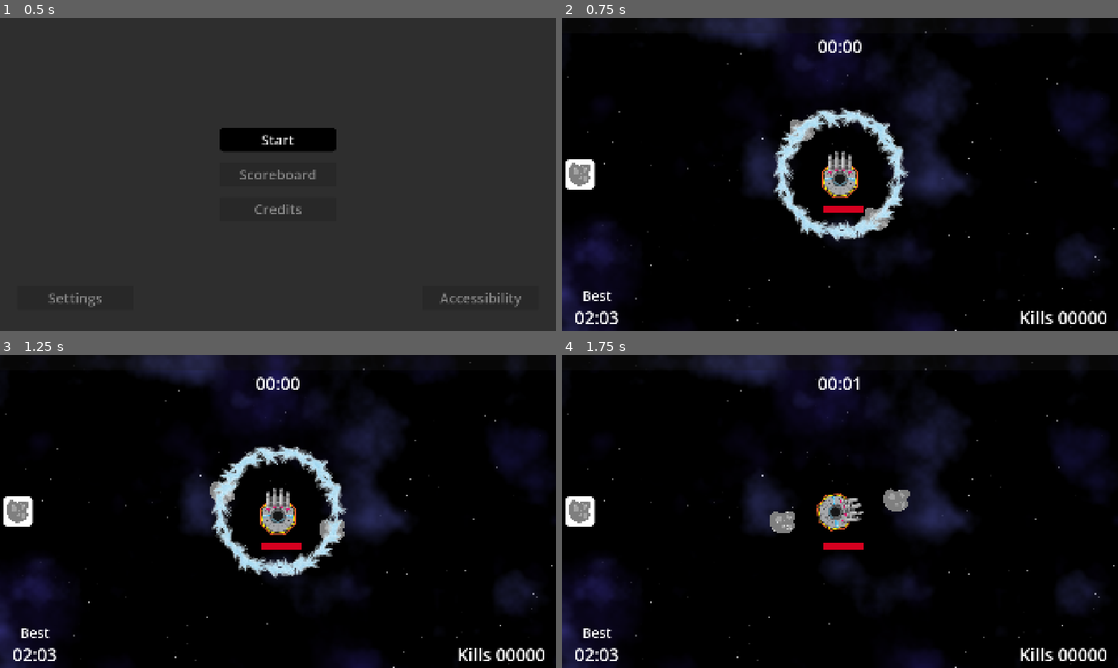
Above: before the commit, frames 1-4 (two rows, left to right).
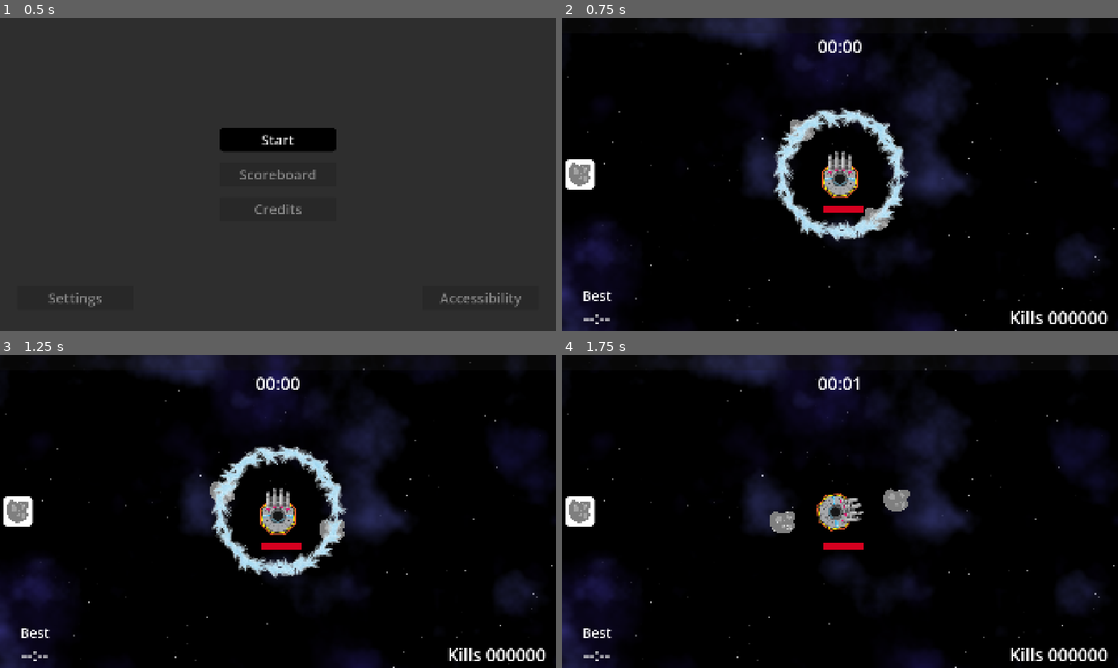
Above: after the commit, the same moments.

Repository: two-sticks-and-a-rock/space-arcade
Game: Godot game, scene res://scenes/ui/main_menu.tscn
Same seed, same stepped clock (60 frames per second), same inputs: the game is played once before the commit and once after it.
Inputs (mouse positions are in pixels of both pictures, inside the frame that each line leads up to):
- Up to frame 1 (0.5 s): no input
- Up to frame 2 (0.75 s): click "Start" at 0.5 s
- Up to frame 3 (1.25 s): no input
- Up to frame 4 (1.75 s): move the mouse to (962, 495) at 1.27 s; press the mouse at (962, 495) at 1.28 s

Frame 1 is identical in both runs. In frame 2, 0.5% of the frame differs, in the area x 2-99%, y 93-98%; in frame 3, 0.5%; in frame 4, 0.5%.

Commit message:
handle best time temp

Diff:
--- /dev/null
+++ b/UTILS.gd
@@ -0,0 +1,23 @@
+extends Node
+
+
+func get_kills_with_leading_zeros(kills: int, displayed_zeros: int) -> String:
+	var kills_copy = kills
+	var num_nonzeros : int = 0
+	while kills_copy > 0:
+		num_nonzeros += 1
+		kills_copy /= 10
+
+	var prepend_zeros = str(kills)
+	while num_nonzeros < displayed_zeros:
+		num_nonzeros += 1
+		prepend_zeros = "0" + prepend_zeros
+
+	return prepend_zeros
+
+func float_to_displayed_time(timer_time : float) -> String:
+	var minutes : int = int(timer_time / 60.0)
+	var seconds : int = int(timer_time) % 60
+	var minutes_with_leading_zeros = str(minutes) if minutes > 10 else "0"+str(minutes)
+	var seconds_with_leading_zeros = str(seconds) if seconds > 10 else "0"+str(seconds)
+	return minutes_with_leading_zeros + ":" + seconds_with_leading_zeros
--- a/project.godot
+++ b/project.godot
@@ -23,6 +23,8 @@
 Menu="*uid://d2n8xy8ehp0ps"
 UpgradeMenu="*uid://7objd5d07aj7"
 Sfx="*uid://xu7s4ea4cqhs"
+Utils="*uid://ba8784ul7gm82"
+TempSaveData="*uid://dxs3kv2vcqt53"
 
 [display]
 
--- a/scenes/player/hud.gd
+++ b/scenes/player/hud.gd
@@ -7,45 +7,21 @@
 @onready var run_time_value : Label = $RunTime
 var run_time : float = 0.0
 
-func init_kills_text() -> String:
-	var zeros = ""
-	for i in displayed_zeros:
-		zeros += "0"
-	return zeros
+@onready var best_time_value : Label = $HSplitContainer/VBoxContainer/BestTimeValue
 
 func _ready():
-	kills_value.text = init_kills_text()
+	best_time_value.text = TempSaveData.best_time_display
+	kills_value.text = Utils.get_kills_with_leading_zeros(0, displayed_zeros)
 	EventBus.game_over.connect(_on_game_over)
 	EventBus.enemy_death.connect(_on_enemy_death)
 
 func _on_game_over(_game_over_data: EventBus.GameOverData):
 	visible = false
 
-func get_kills_with_leading_zeros(kills: int) -> String:
-	var kills_copy = kills
-	var num_nonzeros : int = 0
-	while kills_copy > 0:
-		num_nonzeros += 1
-		kills_copy /= 10
-
-	var prepend_zeros = str(kills)
-	while num_nonzeros < displayed_zeros:
-		num_nonzeros += 1
-		prepend_zeros = "0" + prepend_zeros
-
-	return prepend_zeros
-
 func _on_enemy_death():
 	total_kills += 1
-	kills_value.text = get_kills_with_leading_zeros(total_kills)
-
-func float_to_displayed_time(timer_time : float) -> String:
-	var minutes : int = int(timer_time / 60.0)
-	var seconds : int = int(timer_time) % 60
-	var minutes_with_leading_zeros = str(minutes) if minutes > 10 else "0"+str(minutes)
-	var seconds_with_leading_zeros = str(seconds) if seconds > 10 else "0"+str(seconds)
-	return minutes_with_leading_zeros + ":" + seconds_with_leading_zeros
+	kills_value.text = Utils.get_kills_with_leading_zeros(total_kills, displayed_zeros)
 
 func _physics_process(delta):
 	run_time += delta
-	run_time_value.text = float_to_displayed_time(run_time)
+	run_time_value.text = Utils.float_to_displayed_time(run_time)
--- a/scenes/ui/game_over.gd
+++ b/scenes/ui/game_over.gd
@@ -2,8 +2,10 @@
 
 @onready var kills_value : Label = $PanelContainer/VBoxContainer/KillsValue
 @onready var run_time_value : Label = $HSplitContainer/RunTime
+@onready var best_time_value : Label = $HSplitContainer/BestTime
 
 func _ready():
+	best_time_value.text = "Best: " + TempSaveData.best_time_display
 	EventBus.restart_game.connect(_on_restart)
 	EventBus.game_over.connect(_on_player_game_over)
 	EventBus.switch_scenes.connect(_on_switch_scenes)
@@ -16,6 +18,12 @@
 func _on_player_game_over(game_over_data: EventBus.GameOverData):
 	kills_value.text = "Kills: " + game_over_data.kills_display
 	run_time_value.text = "Time: " + game_over_data.time_display
+
+	if (game_over_data.time > TempSaveData.best_time):
+		print("Beat best time!")
+		TempSaveData.best_time = game_over_data.time
+		TempSaveData.best_time_display = game_over_data.time_display
+
 	get_tree().paused = true
 	visible = true
 
--- /dev/null
+++ b/temp_save_data.gd
@@ -0,0 +1,4 @@
+extends Node
+
+var best_time : float = 0.0
+var best_time_display : String = Utils.float_to_displayed_time(best_time) if best_time > 0 else "--:--"
Not shown, added: UTILS.gd.uid
Not shown, added: temp_save_data.gd.uid
